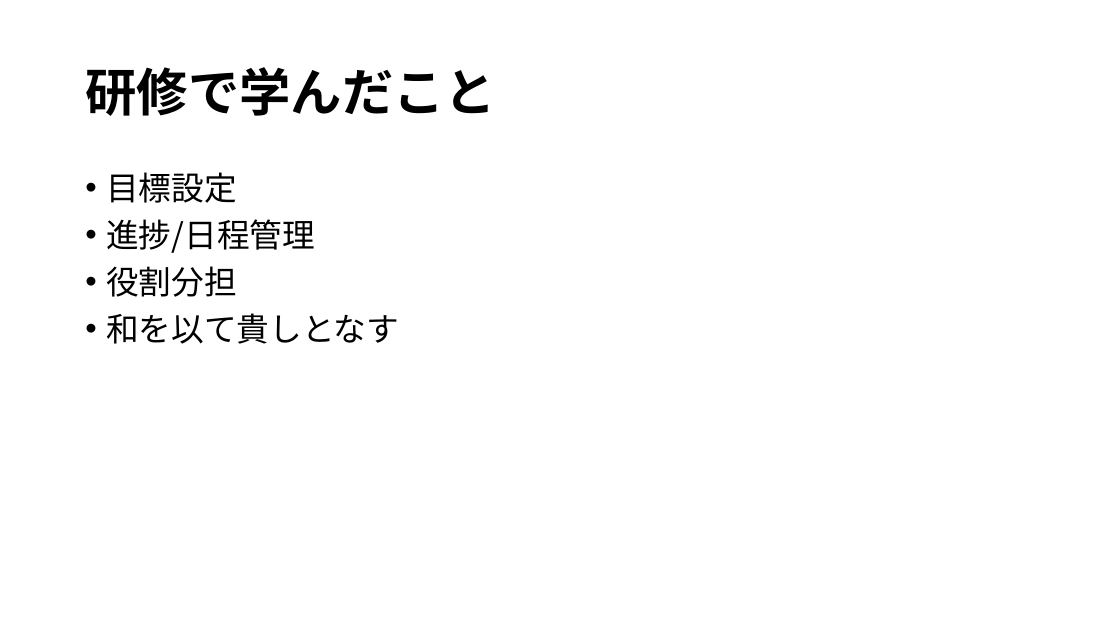
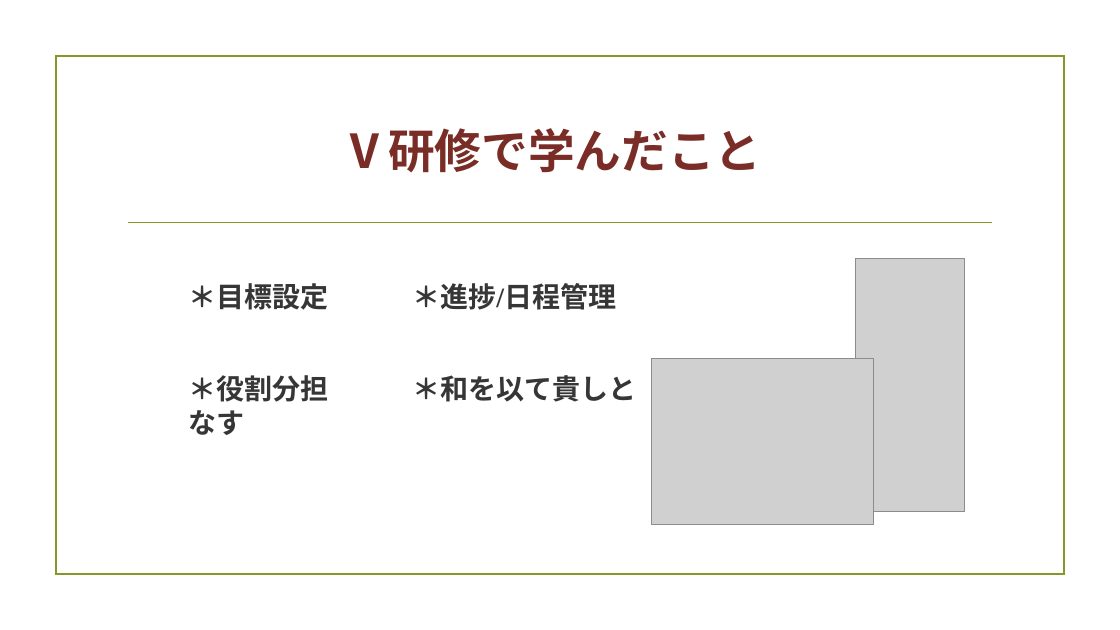
Before and after one commit to plusdojo2025/A5, a slide deck: slide 7 of documents/発表準備/6月成果発表会.pptx. Drawn at 1120x630 pixels with LibreOffice and Linux fonts; fonts in the diff are those of the drawing; grey boxes stand for pictures; background and template pictures are left out. Boxes give left, top, right and bottom in pixels: in the first picture for what was removed or moved away, otherwise in the second. Text is boxed around its words. In the diff, an @@ line names an element or a change of style, - is before the commit and + after.

```diff
--- a/documents/発表準備/6月成果発表会.pptx
+++ b/documents/発表準備/6月成果発表会.pptx
@@ rectangle added at [55,56,1064,575], outline #83992A 1.25 pt @@
@@ title removed at [85,67,496,116] @@
-研修で学んだこと
@@ text added at [342,128,762,173], 40 pt, text #7A2D26, bold @@
+Ⅴ研修で学んだこと
@@ line added from (129, 223) to (992, 223), #83992A 1.25 pt @@
@@ picture added at [855,259,965,512] @@
@@ text at [189,283,637,402]: text changed; size 28 to 24 pt; font Noto Sans CJK JP to Times New Roman; text colour #000000 to #363636; bold on @@
-• 目標設定
-• 進捗/日程管理
-• 役割分担
-• 和を以て貴しとなす
+＊目標設定 ＊進捗/日程管理
+＊役割分担 ＊和を以て貴しとなす
@@ picture added at [651,358,873,524] @@
```
Also in this commit, not shown: 6 other slides changed, 1 slide added, 1 slide removed, 4 other files.
